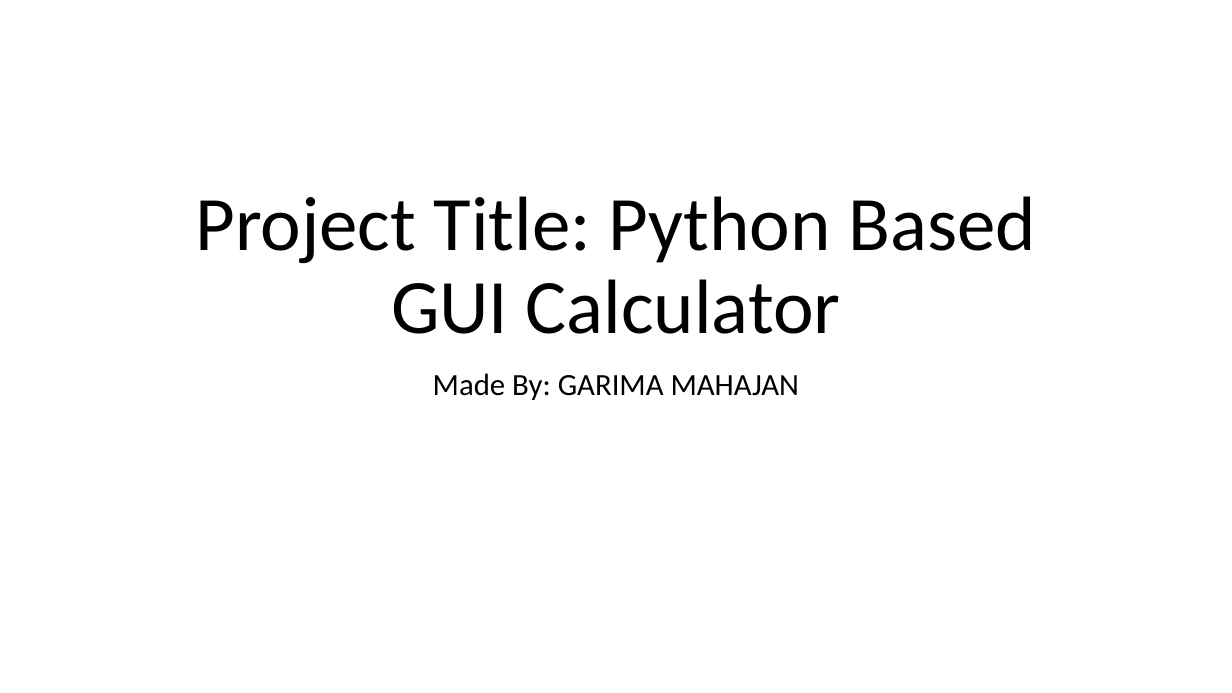
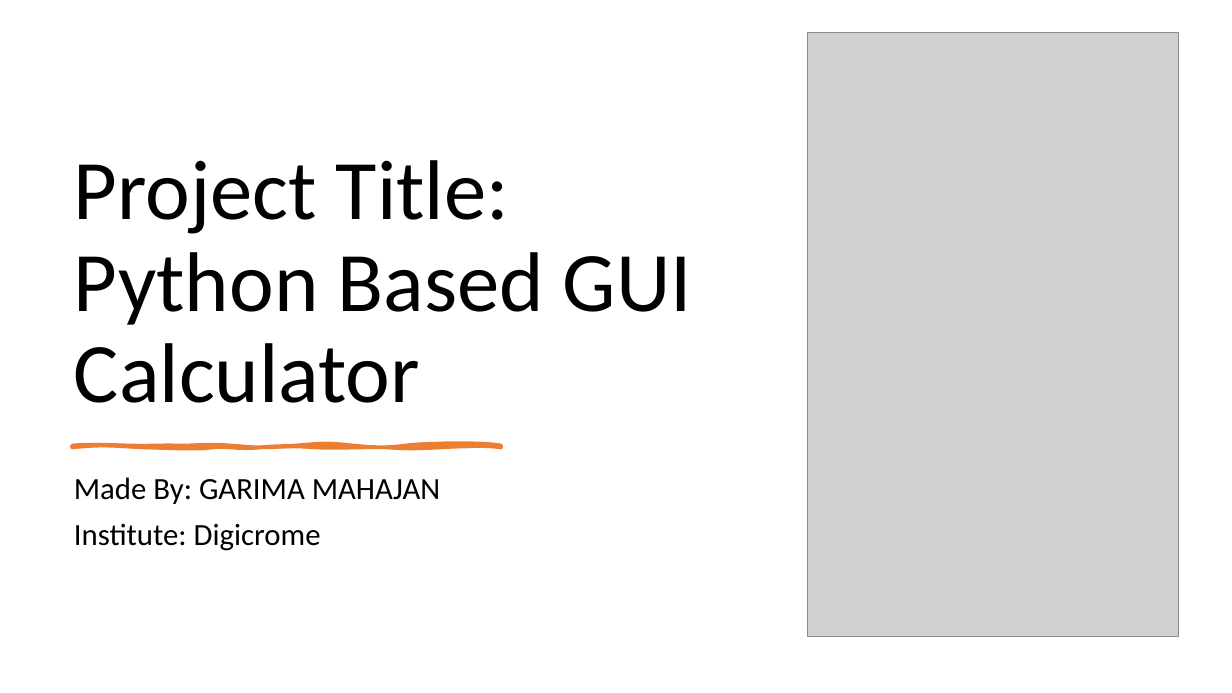
Before and after one commit to Gmahajan189/Project1, a slide deck: slide 1 of Project 1.pptx. Drawn at 1232x693 pixels with LibreOffice and Linux fonts; fonts in the diff are those of the drawing; grey boxes stand for pictures. Boxes give left, top, right and bottom in pixels: in the first picture for what was removed or moved away, otherwise in the second. Text is boxed around its words. In the diff, an @@ line names an element or a change of style, - is before the commit and + after.

```diff
--- a/Project 1.pptx
+++ b/Project 1.pptx
@@ title "Project Title: Python Based GUI ...": place and size @@
-title "Project Title: Python Based GUI ..." at (195,196,1036,334)
+title "Project Title: Python Based GUI ..." at (74,160,692,403)
@@ title "Project Title: Python Based GUI ..." at (74,160,692,403): size 60 to 66 pt; alignment centre to left @@
@@ picture added at (808,32,1179,637) @@
@@ freeform shape added at (72,445,501,447), fill #ED7D31, outline #ED7D31 3 pt @@
@@ subtitle "Made By: GARIMA MAHAJAN": place and size @@
-subtitle "Made By: GARIMA MAHAJAN" at (433,373,799,400)
+subtitle "Made By: GARIMA MAHAJAN" at (74,477,440,551)
@@ subtitle at (74,477,440,504): alignment centre to left @@
@@ subtitle at (74,523,321,551): paragraph added @@
+Institute: Digicrome
```
Also in this commit, not shown: 1 other slide changed.
